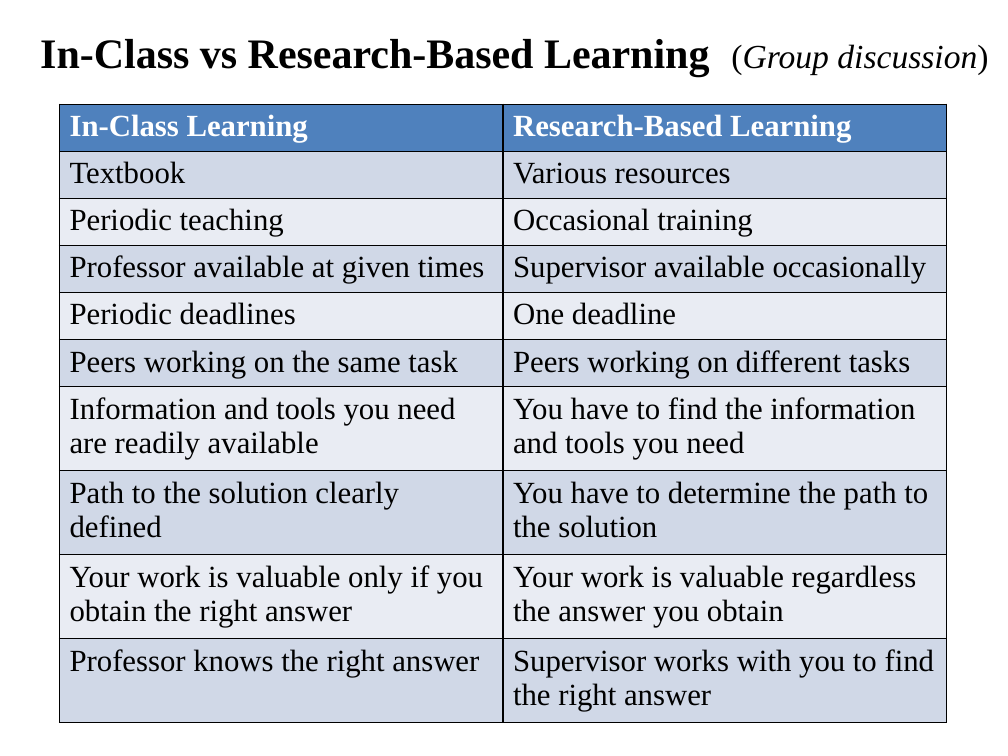
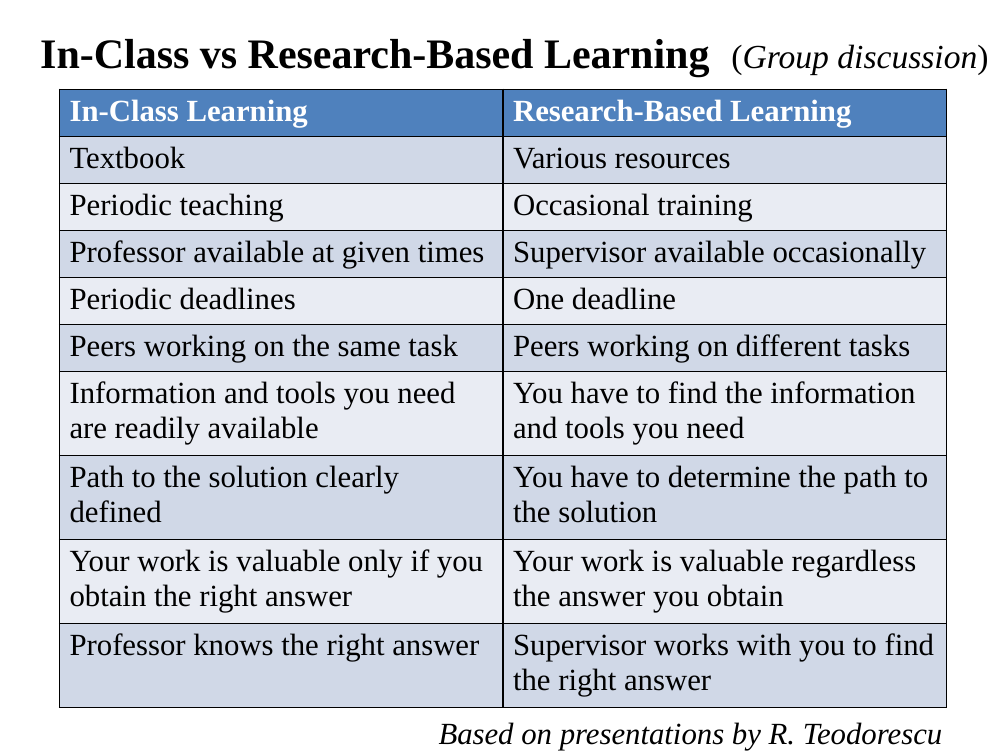
Before and after one commit to ajvanderhorst/PhysicsCapstoneGW, a slide deck: slide 3 of Slides/Class02.pptx. Drawn at 1008x756 pixels with LibreOffice and Linux fonts; fonts in the diff are those of the drawing. Boxes give left, top, right and bottom in pixels: in the first picture for what was removed or moved away, otherwise in the second. Text is boxed around its words. In the diff, an @@ line names an element or a change of style, - is before the commit and + after.

```diff
--- a/Slides/Class02.pptx
+++ b/Slides/Class02.pptx
@@ table: place and size @@
-table at (59,104,947,722)
+table at (59,89,947,707)
@@ text added at (439,722,943,750), 22 pt, text #000000, italic @@
+Based on presentations by R. Teodorescu
```
Also in this commit, not shown: 1 other slide changed.
